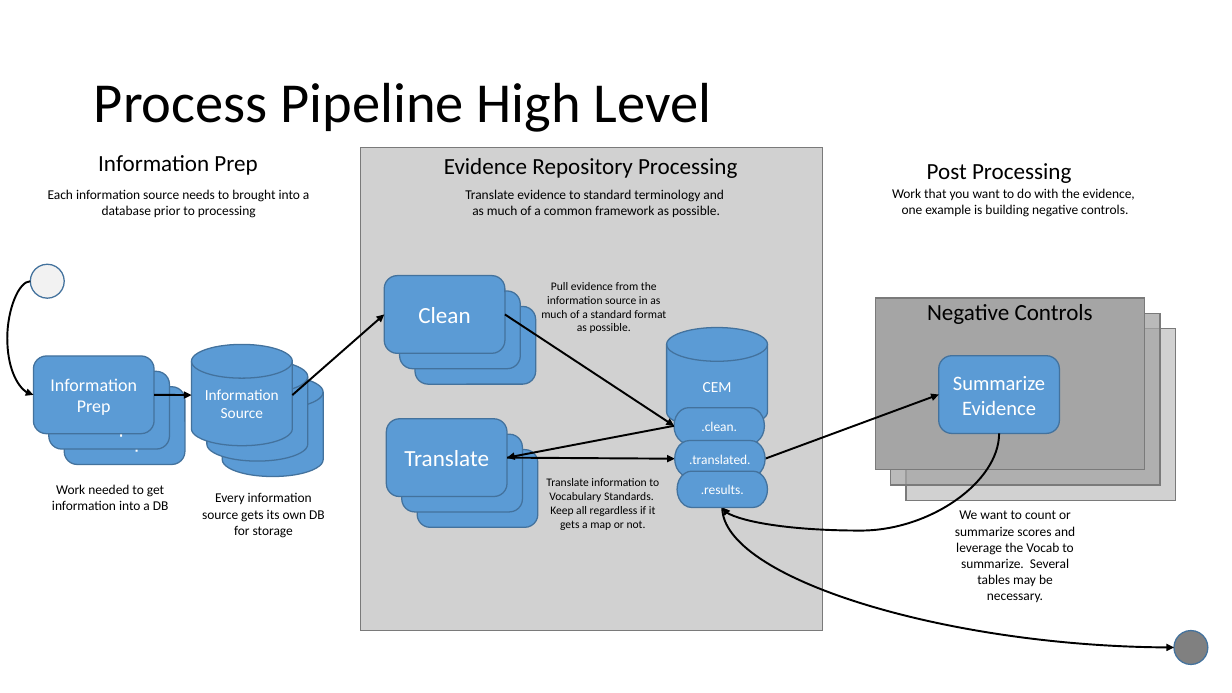
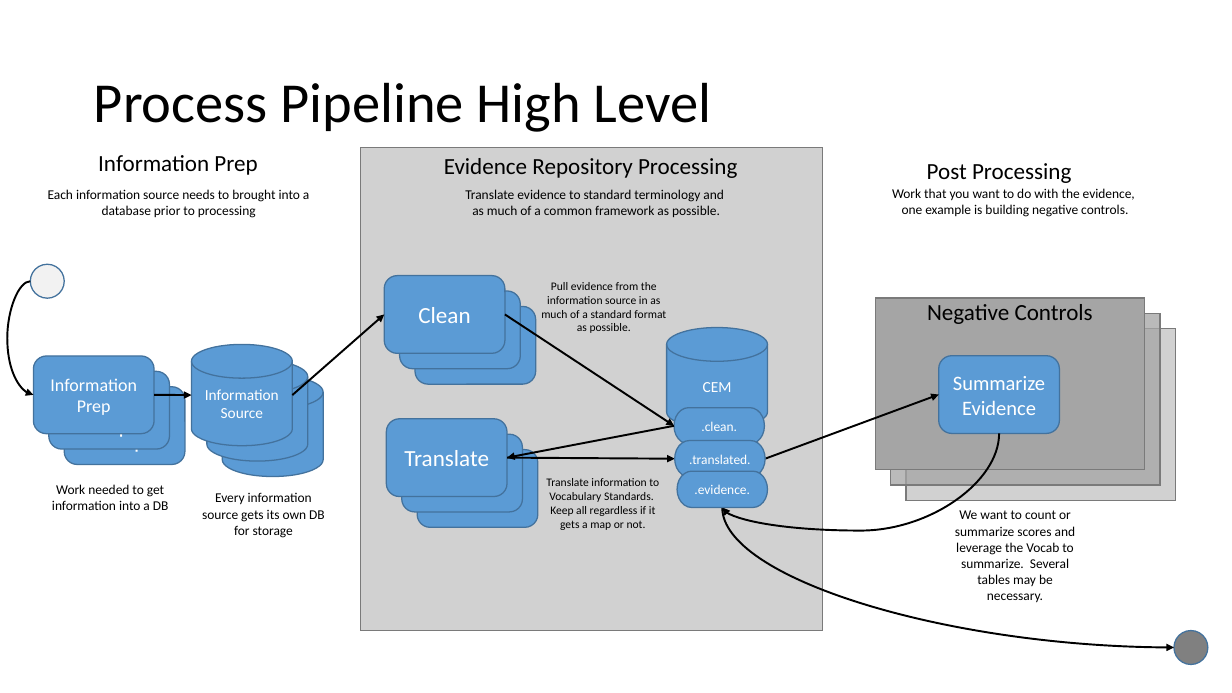
Before and after one commit to OHDSI/CommonEvidenceModel, a slide deck: slide 3 of documentation/CEM_OVERVIEW.pptx. Drawn at 1232x693 pixels with LibreOffice and Linux fonts; fonts in the diff are those of the drawing. Boxes give left, top, right and bottom in pixels: in the first picture for what was removed or moved away, otherwise in the second. Text is boxed around its words. In the diff, an @@ line names an element or a change of style, - is before the commit and + after.

```diff
--- a/documentation/CEM_OVERVIEW.pptx
+++ b/documentation/CEM_OVERVIEW.pptx
@@ text in pill shape at (694,485,749,494): text changed @@
-.results.
+.evidence.
```
Also in this commit, not shown: 4 other files.
